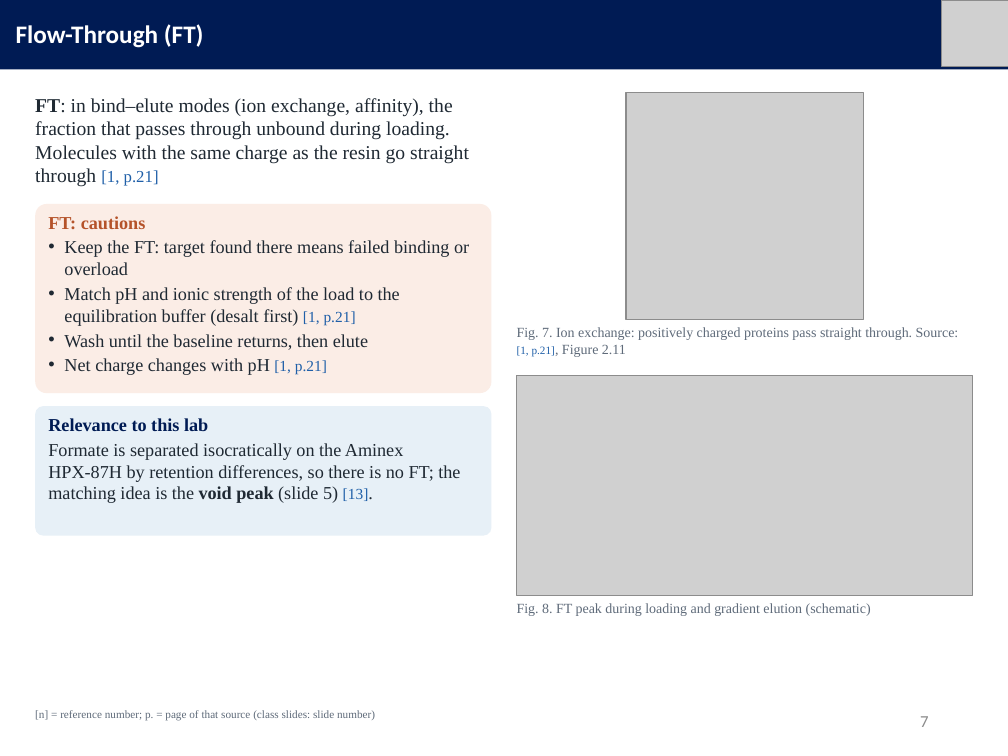
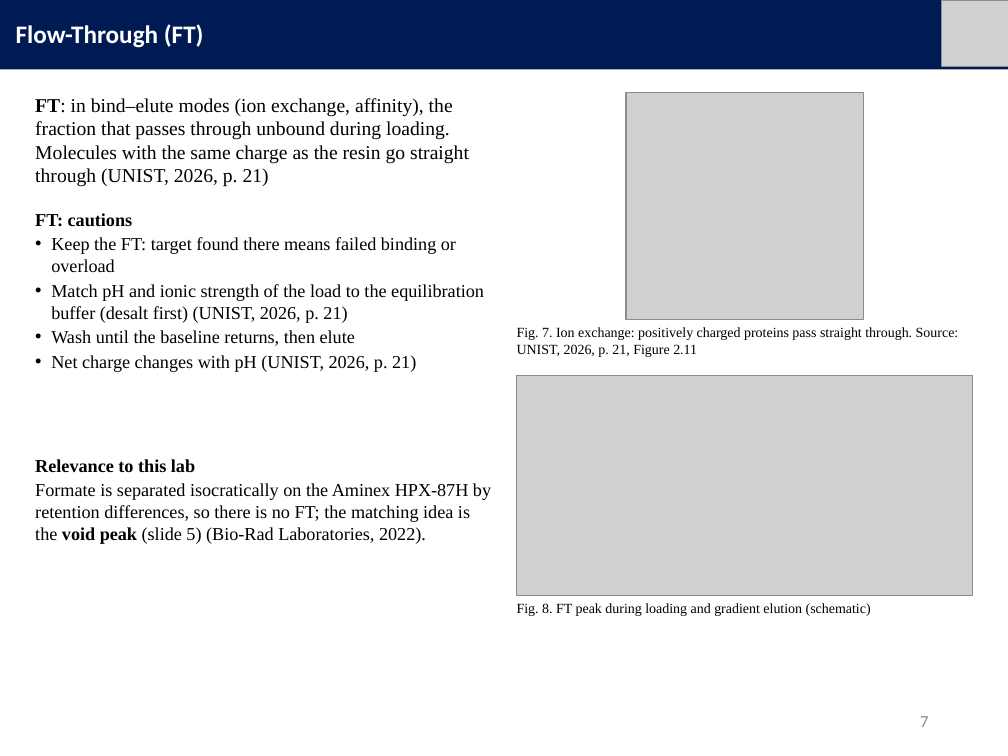
Before and after one commit to mingyu221/office, a slide deck: slide 7 of HPLC_formate_slides_EN.pptx. Drawn at 1008x756 pixels with LibreOffice and Linux fonts; fonts in the diff are those of the drawing; grey boxes stand for pictures. Boxes give left, top, right and bottom in pixels: in the first picture for what was removed or moved away, otherwise in the second. Text is boxed around its words. In the diff, an @@ line names an element or a change of style, - is before the commit and + after.

```diff
--- a/HPLC_formate_slides_EN.pptx
+++ b/HPLC_formate_slides_EN.pptx
@@ text at [35,98,469,187]: text changed; text colour #1F2933 to #000000 @@
-FT: in bind–elute modes (ion exchange, affinity), the fraction that passes through unbound during loading. Molecules with the same charge as the resin go straight through [1, p.21]
+FT: in bind–elute modes (ion exchange, affinity), the fraction that passes through unbound during loading. Molecules with the same charge as the resin go straight through (UNIST, 2026, p. 21)
@@ text "FT: cautions": place and size @@
-text "FT: cautions" at [48,216,469,375]
+text "FT: cautions" at [35,213,484,372]
@@ rounded rectangle removed at [35,204,492,393] @@
@@ text at [35,213,456,346]: text colour #B5532A to #000000 in "FT: cautions"; text colour #1F2933 to #000000 in "Keep the FT: target found there means ...", "Wash until the baseline returns, then elute" @@
@@ text at [51,284,484,323]: text changed; text colour #1F2933 to #000000 @@
-• Match pH and ionic strength of the load to the equilibration buffer (desalt first) [1, p.21]
+• Match pH and ionic strength of the load to the equilibration buffer (desalt first) (UNIST, 2026, p. 21)
@@ text at [517,327,959,357]: text changed; text colour #5F6B7A to #000000 @@
-Fig. 7. Ion exchange: positively charged proteins pass straight through. Source: [1, p.21], Figure 2.11
+Fig. 7. Ion exchange: positively charged proteins pass straight through. Source: UNIST, 2026, p. 21, Figure 2.11
@@ text at [51,355,416,372]: text changed; text colour #1F2933 to #000000 @@
-• Net charge changes with pH [1, p.21]
+• Net charge changes with pH (UNIST, 2026, p. 21)
@@ rounded rectangle removed at [35,406,492,535] @@
@@ text at [35,459,195,472]: text colour #001B54 to #000000 in "Relevance to this lab" @@
@@ text "Relevance to this lab": place and size @@
-text "Relevance to this lab" at [48,418,460,503]
+text "Relevance to this lab" at [35,459,491,544]
@@ text at [35,483,491,544]: text changed; text colour #1F2933 to #000000 @@
-Formate is separated isocratically on the Aminex HPX-87H by retention differences, so there is no FT; the matching idea is the void peak (slide 5) [13].
+Formate is separated isocratically on the Aminex HPX-87H by retention differences, so there is no FT; the matching idea is the void peak (slide 5) (Bio-Rad Laboratories, 2022).
@@ text "Fig. 8. FT peak during ..." at [517,603,871,616]: text colour #5F6B7A to #000000 @@
@@ text removed at [35,710,375,721] @@
-[n] = reference number; p. = page of that source (class slides: slide number)
```
Also in this commit, not shown: 12 other slides changed, 2 slides removed, 3 other files.
